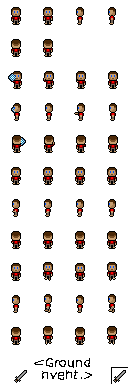
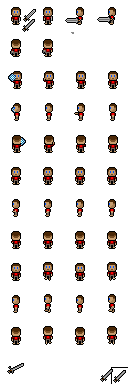
Two versions of the same layered image (w=128, h=384). Layer-by-layer changes:
hid "text" over [34, 358, 92, 380]
painted on "Sword" over [7, 9, 114, 383]
